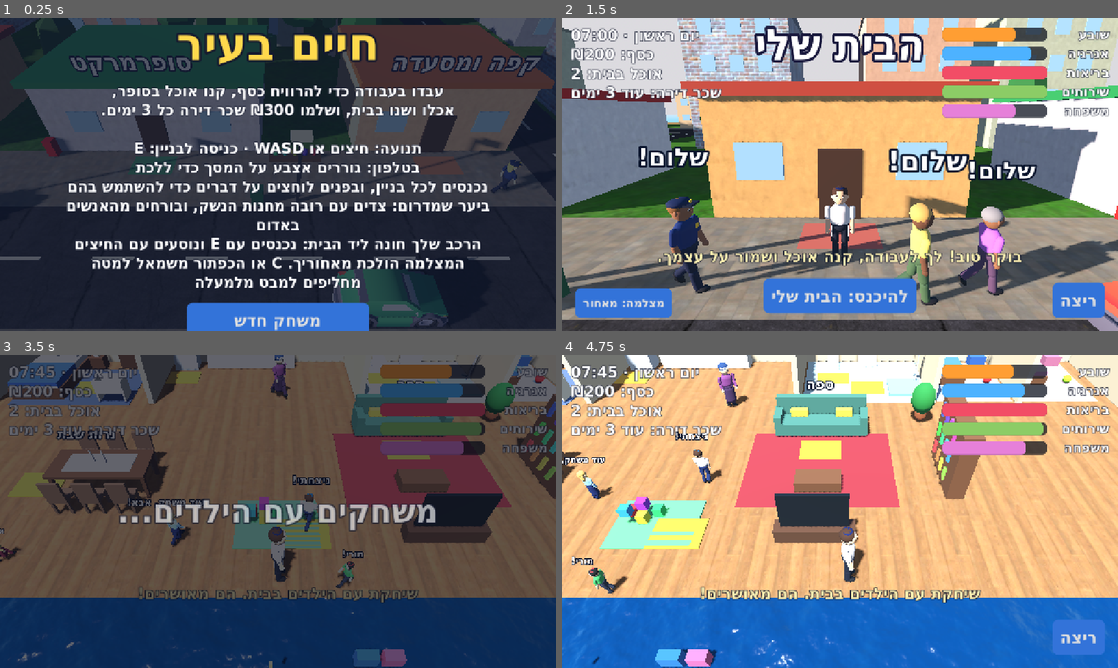
Above: before the commit, frames 1-4 (two rows, left to right).
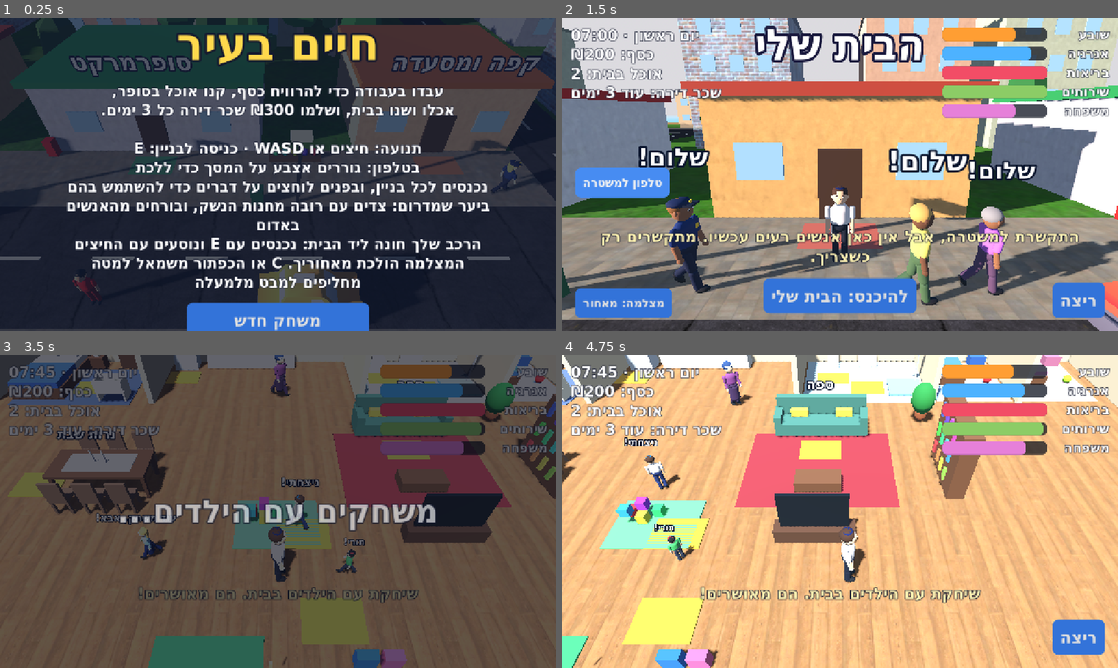
Above: after the commit, the same moments.

Repository: garyjoe/shneyor-games
Game: Godot game, scene res://main.tscn
Same seed, same stepped clock (60 frames per second), same inputs: the game is played once before the commit and once after it.
Inputs (mouse positions are in pixels of both pictures, inside the frame that each line leads up to):
- Up to frame 1 (0.25 s): no input
- Up to frame 2 (1.5 s): click "משחק חדש" at 0.5 s; click (623, 183) at 1.25 s, where only the run after the commit has a clickable "טלפון למשטרה"
- Up to frame 3 (3.5 s): tap Enter at 2 s; move the mouse to (400, 495) at 2.02 s; hold Right (ui_right) 2.03-2.75 s; tap P at 2.1 s; click (400, 495) at 2.17 s; tap Space at 2.27 s; drag from (166, 527) to (250, 574) at 2.77 s
- Up to frame 4 (4.75 s): move the mouse to (895, 442) at 3.52 s; hold Right (ui_right) 3.53-4.25 s; hold Shift 3.53-4.25 s; tap P at 3.8 s; drag from (812, 574) to (673, 464) at 4.27 s

The runs differ from the first frame. In frame 1, 3.3% of the frame differs, in the area x 8-100%, y 1-99%; in frame 2, 6.6%; in frame 3, 24%, in the area x 0-100%, y 0-100%; in frame 4, 24%.

Commit message:
Life City: hill farm on a hill, police phone, smoother play
- The hill farm now stands on a flat-topped hill with steep sides and a
  dirt road up from the west; people and animals follow the ground.
- You can join the hill boys (knitted kippah, sidelocks, hoodie) and
  live in a caravan on the farm (a second door to your home).
- Sheep thieves in red lurk round the foot of the hill; phone the
  police (button or P) and a patrol car with a siren comes and takes
  them away for a reward.
- Fixed the blue strip by the door at home: the sea reached the rooms.
- Much less to draw each frame: fixed boxes are merged into a few
  meshes per area and each person is a handful of pieces. Shorter view
  and shadow distance, and quality drops by itself on a slow device.

Co-Authored-By: Claude Fable 5.2 <noreply@anthropic.com>
Claude-Session: https://claude.ai/code/session_01Dt6dxQhnMkF2JMR9WrQUqG

Diff:
--- a/games/life-city/main.gd
+++ b/games/life-city/main.gd
@@ -111,6 +111,7 @@
 	var speed := 2.0
 	var chasing := false            # robbers only
 	var town := false               # a robber who works the streets at night
+	var hill := false               # a sheep thief who hangs about the hill farm
 	var target := Vector3.ZERO
 	var wait := 0.0
 	var name := ""
@@ -283,11 +284,24 @@
 var atv_rider: Node3D
 var fov_kick := 0.0
 const ATV := 4
+const HILL_H := 5.0                  # how high the hill farm stands above the town
+var hill_me := false                 # you joined the hill boys: big kippah, sidelocks, hoodie
+var entered_from := Vector3.ZERO
+var hill_gear: Node3D
+var phone_button: Button
+var patrol_car: Node3D
+var patrol_path: Array[Vector3] = []
+var patrol_back := false
+var siren_t := 0.0
 const HILL := Vector3(120, 0, 21)    # the hill farm, between the street and the forest
 var last_tick_pos := Vector3.ZERO
 var cam_room := 1.0                 # how far out the chase camera is allowed, 0..1
 var cam_yaw := PI                  # which way the camera looks (PI = north, as the overhead view does)
 var cam_button: Button
+var quality := 2                     # drops by itself on a slow device: 1 = no shadows, 0 = also lower resolution
+var fps_time := 0.0
+var fps_frames := 0
+var paint_mat: StandardMaterial3D   # one shared material for everything that is merged; colours live in the mesh
 var tex_cache := {}
 var model_cache := {}
 var water_mat: ShaderMaterial
@@ -372,6 +386,7 @@
 	_build_car_effects()
 	_build_lights()
 	_build_hill_farm()
+	_merge_static()
 	get_window().size_changed.connect(_layout)
 	_layout()
 	_apply_daylight()
@@ -500,18 +515,18 @@
 	env.fog_enabled = true
 	env.fog_mode = Environment.FOG_MODE_DEPTH
 	env.fog_depth_begin = 80.0
-	env.fog_depth_end = 250.0
+	env.fog_depth_end = 200.0
 	var we := WorldEnvironment.new()
 	we.environment = env
 	add_child(we)
 
 	sun = DirectionalLight3D.new()
 	sun.shadow_enabled = true
-	sun.directional_shadow_max_distance = 85.0
+	sun.directional_shadow_max_distance = 60.0
 	add_child(sun)
 
 	cam = Camera3D.new()
-	cam.far = 270.0
+	cam.far = 225.0
 	cam.near = 0.3                          # a tight depth range stops far road markings shimmering
 	cam.physics_interpolation_mode = Node.PHYSICS_INTERPOLATION_MODE_OFF
 	add_child(cam)
@@ -710,7 +725,11 @@
 		p.limbs.append(shoulder)
 		elbows.append(elbow)
 	p.joints = knees + elbows
-	_limit(p.root, 85.0)
+	# Draw each person as a handful of pieces instead of forty.
+	_fuse(p.root)
+	for part in p.joints:
+		_fuse(part)
+	_limit(p.root, 70.0)
 	if into == null:
 		var tall := rng.randf_range(0.93, 1.07)
 		p.root.scale = Vector3(tall * rng.randf_range(0.95, 1.08), tall, tall)
@@ -1145,6 +1164,8 @@
 				_add_action("לעזור לרעות את הכבשים (שעה) · ₪18", _herd_sheep)
 				_add_action("לבצור ענבים בכרם (שעה) · ₪15", _pick_grapes)
 				_add_action("לרכוב על החמור סיבוב", _donkey_ride)
+				if not hill_me:
+					_add_action("להצטרף לנערי הגבעה", _join_hill)
 			"kids_out":
 				if kids != 0:
 					panel_text.text = _h("הילדים כבר לא בבית.")
@@ -1196,6 +1217,8 @@
 	if atv_rider != null and is_instance_valid(atv_rider):
 		atv_rider.visible = driving
 	_update_roamers(delta)
+	_follow_ground()
+	_update_patrol(delta)
 	if player.position.distance_to(last_tick_pos) > 2.5:
 		player.reset_physics_interpolation()      # a teleport (door, wake-up): do not glide there
 	last_tick_pos = player.position
@@ -1300,6 +1323,20 @@
 
 
 func _process(delta: float) -> void:
+	# If the device cannot keep up, give up the costly extras rather than stutter.
+	if state == State.PLAY and quality > 0:
+		fps_time += delta
+		fps_frames += 1
+		if fps_time >= 4.0:
+			if fps_frames / fps_time < 27.0:
+				quality -= 1
+				if quality == 1:
+					sun.shadow_enabled = false
+					get_viewport().msaa_3d = Viewport.MSAA_DISABLED
+				else:
+					get_viewport().scaling_3d_scale = 0.7
+			fps_time = 0.0
+			fps_frames = 0
 	var view := get_viewport().get_visible_rect().size
 	var portrait := view.y > view.x
 	shake = maxf(shake - delta * 2.2, 0.0)
@@ -1396,6 +1433,8 @@
 				_close_panel()
 			elif key >= KEY_1 and key <= KEY_9 and key - KEY_1 < actions.size():
 				actions[key - KEY_1].call()
+		elif key == KEY_P:
+			_call_police()
 		elif key == KEY_C:
 			_toggle_camera()
 		elif key in [KEY_E, KEY_ENTER, KEY_SPACE]:
@@ -1405,6 +1444,8 @@
 # ---------------------------------------------------------- game states ----
 
 func _new_game() -> void:
+	hill_me = false
+	hill_gear.visible = false
 	day = 1
 	clock = 7.0
 	money = 200
@@ -1465,6 +1506,8 @@
 	wage = int(cfg.get_value("life", "wage", 40))
 	has_rifle = bool(cfg.get_value("life", "rifle", false))
 	has_can = bool(cfg.get_value("life", "can", false))
+	hill_me = bool(cfg.get_value("life", "hill_me", false))
+	hill_gear.visible = hill_me
 	_set_car_model(clampi(int(cfg.get_value("life", "car_model", 0)), 0, CARS.size() - 1))
 	ammo = int(cfg.get_value("life", "ammo", 0))
 	fuel = float(cfg.get_value("life", "fuel", 60.0))
@@ -1511,7 +1554,7 @@
 			["rifle", has_rifle], ["ammo", ammo], ["fuel", fuel], ["parcels", parcels], ["rent_owed", rent_owed],
 			["guitar", has_guitar], ["skill", skill], ["last_show", last_show_day], ["known", _known_levels()], ["bladder", bladder], ["family", family_joy], ["candles", candles_day], ["kiddush", kiddush_day],
 			["car_x", car.position.x], ["car_z", car.position.z], ["car_rot", car_heading], ["car_damage", car_damage],
-			["can", has_can], ["car_model", car_model]]:
+			["can", has_can], ["car_model", car_model], ["hill_me", hill_me]]:
 		cfg.set_value("life", pair[0], pair[1])
 	cfg.save(SAVE_PATH)
 
@@ -1695,6 +1738,14 @@
 		run_button.text = _h("ריצה ✓" if on else "ריצה"))
 	hud.add_child(run_button)
 
+	phone_button = Button.new()
+	phone_button.focus_mode = Control.FOCUS_NONE
+	phone_button.text = _h("טלפון למשטרה")
+	phone_button.add_theme_font_size_override("font_size", 26)
+	phone_button.set_anchors_and_offsets_preset(Control.PRESET_CENTER_LEFT, Control.PRESET_MODE_MINSIZE, 30)
+	phone_button.pressed.connect(_call_police)
+	hud.add_child(phone_button)
+
 	cam_button = Button.new()
 	cam_button.focus_mode = Control.FOCUS_NONE
 	cam_button.text = _h("מצלמה: מאחור")
@@ -1775,6 +1826,7 @@
 func _update_hud() -> void:
 	run_button.visible = state == State.PLAY and not driving and open_place == null and not busy
 	cam_button.visible = state == State.PLAY and not inside and open_place == null and not busy
+	phone_button.visible = cam_button.visible
 	var playing := state == State.PLAY
 	info_label.visible = playing
 	stats_box.visible = playing
@@ -1865,6 +1917,8 @@
 		"pick": _tone(620, 760, 0.1, 0.25),
 		"bang": _tone(140, 40, 0.35, 0.6, 0.8),
 		"alarm": _tone(500, 900, 0.5, 0.3),
+		"siren": _tone(620, 930, 0.45, 0.22),
+		"dial": _tone(1200, 1200, 0.12, 0.2),
 		"engine": _tone(90, 180, 0.5, 0.35, 0.25),
 		"crash": _tone(140, 35, 0.55, 0.8, 0.9),
 		"ouch": _tone(880, 330, 0.38, 0.3),
@@ -2093,6 +2147,7 @@
 		_play("no")
 		return
 	inside = true
+	entered_from = p.door
 	room = p.key
 	room_origin = ROOMS[room]["origin"]
 	room_half = ROOMS[room]["half"]
@@ -2116,6 +2171,8 @@
 	for place in places:
 		if place.key == room and place.room == "":
 			player.position = place.door + Vector3(0, 0, 1.2)
+	if room == "home" and entered_from.y > 1.0:
+		player.position = entered_from + Vector3(0, 0.2, -1.2)       # you came in through the caravan on the hill
 	inside = false
 	room = ""
 	carrying = false
@@ -2279,7 +2336,7 @@
 		ready.rotation.y = rng.randf() * TAU
 		ready.scale = Vector3(1.25, 1.0, 1.25) * (h + 1.2) / 1.6
 		_regreen(ready, Color.from_hsv(rng.randf_range(0.3, 0.38), 0.65, rng.randf_range(0.28, 0.42)))
-		_limit(ready, 190.0)
+		_limit(ready, 140.0)
 		return
 	_box(Vector3(0.35, 1.4, 0.35), pos + Vector3(0, 0.7, 0), _mat(Color(0.33, 0.22, 0.13)))
 	var cone := CylinderMesh.new()
@@ -2325,6 +2382,8 @@
 		var pos := Vector3(rng.randf_range(-175, 215), 0, rng.randf_range(FOREST_Z, FOREST_END + 25.0))
 		if absf(pos.x) < 3.0 and pos.z < FOREST_Z + 14.0:
 			continue                       # keep a path in from the sign
+		if pos.x > 87.0 and pos.x < 157.0 and pos.z < 46.5:
+			continue                       # the hill stands here
 		_pine(pos)
 	for k in 20:
 		_make_animal(k < 9)
@@ -2416,6 +2475,11 @@
 				t.chasing = false
 				continue
 			in_reach = not inside and not driving and here.z < FOREST_Z - 2.0
+		if t.hill:
+			in_reach = not inside and not driving and here.x > 72.0 and here.x < 160.0 and here.z > 6.0 and here.z < 48.0 and here.y < 2.0   # up on the farm you are safe
+		if patrol_car != null and patrol_car.visible and patrol_car.position.distance_to(t.root.position) < 30.0:
+			t.chasing = false                # they freeze when they hear the siren
+			in_reach = false
 		if t.chasing and (not in_reach or dist > 24.0 or rob_cool > 0.0):
 			t.chasing = false
 		var watched := false                 # robbers keep away when a police officer is close
@@ -2426,7 +2490,10 @@
 			t.chasing = false
 		elif not t.chasing and in_reach and dist < (9.0 if t.town else 13.0) and rob_cool <= 0.0:
 			t.chasing = true
-			_toast("אדם רע באדום רודף אחריך! היכנס לבניין או לרכב!" if t.town else "אדם רע באדום רודף אחריך! ברח מהיער!")
+			if t.hill:
+				_toast("גנב כבשים באדום רודף אחריך! התקשר למשטרה (כפתור הטלפון) או ברח!")
+			else:
+				_toast("אדם רע באדום רודף אחריך! היכנס לבניין או לרכב!" if t.town else "אדם רע באדום רודף אחריך! ברח מהיער!")
 			_play("alarm")
 		var step := Vector3.ZERO
 		if t.chasing:
@@ -2448,7 +2515,7 @@
 		t.root.position += step * delta
 		if t.town:
 			t.root.position.z = clampf(t.root.position.z, -4.5, FOREST_Z - 3.0)
-		else:
+		elif not t.hill:
 			t.root.position.z = maxf(t.root.position.z, FOREST_Z + 2.0)
 		if step != Vector3.ZERO:
 			t.root.rotation.y = lerp_angle(t.root.rotation.y, atan2(step.x, step.z), 10.0 * delta)
@@ -3031,8 +3098,9 @@
 		n.fly.y -= 22.0 * delta
 		n.root.position += n.fly * delta
 		n.root.rotation.x += n.spin * delta
-		if n.root.position.y <= 0.25 and n.fly.y < 0.0:
-			n.root.position.y = 0.25
+		var floor_y := _ground_y(n.root.position.x, n.root.position.z) + 0.25
+		if n.root.position.y <= floor_y and n.fly.y < 0.0:
+			n.root.position.y = floor_y
 			if not n.bounced and n.fly.y < -5.0:
 				# One bounce and a roll before coming to rest.
 				n.bounced = true
@@ -3712,6 +3780,15 @@
 
 
 func _thug_point(t: Person) -> Vector3:
+	if t.hill:
+		# Round the foot of the hill, never up on the farm itself.
+		var spot := Vector3(80, 0, 12)
+		for attempt in 12:
+			var a := rng.randf() * TAU
+			spot = Vector3(clampf(122.0 + cos(a) * 40.0, 79.0, 159.0), 0, clampf(25.75 + sin(a) * 24.0, 7.5, 46.5))
+			if _ground_y(spot.x, spot.z) < 0.5:
+				break
+		return spot
 	if t.town:
 		return Vector3(rng.randf_range(WEST + 4.0, EAST - 4.0), 0, rng.randf_range(-3.5, 28.0))
 	return _forest_point()
@@ -5092,7 +5169,7 @@
 
 	# The sea: a long sandy beach, and water to the horizon.
 	_box(Vector3(span, 0.04, 11.0), Vector3(mid, 0.02, SEA_Z - 5.0), _tex("sand", Color(0.62, 0.55, 0.4), 0.14))
-	_box(Vector3(span + 200.0, 0.06, 120.0), Vector3(mid, 0.03, SEA_Z - 70.0), _water())
+	_box(Vector3(span + 200.0, 0.06, 96.0), Vector3(mid, 0.03, SEA_Z - 58.0), _water())
 	_box(Vector3(span, 0.07, 1.2), Vector3(mid, 0.035, SEA_Z - 10.4), _mat(Color(0.85, 0.95, 1.0)))       # surf
 	for k in 14:
 		var px := Vector3(WEST + 14.0 + k * 24.0, 0, SEA_Z - 4.0 - (k % 2) * 2.0)
@@ -5672,6 +5749,8 @@
 
 
 func _build_hill_farm() -> void:
+	var first_new := get_child_count()
+	var first_roamer := roamers.size()
 	var earth := _tex("sand", Color(0.52, 0.4, 0.26), 0.2)
 	var stone := _tex("plaster", Color(0.72, 0.68, 0.58), 0.5)
 	var wood := _mat(Color(0.45, 0.32, 0.2))
@@ -5806,6 +5885,46 @@
 	hill.prompt = "לעזור בחוות הגבעה"
 	hill.door = Vector3(120, 0, 13.4)
 	places.append(hill)
+	# Everything above was laid out on flat ground; now carry it up onto the hill.
+	var lift := Vector3(0, HILL_H, 3.0)
+	for k in range(first_new, get_child_count()):
+		var thing := get_child(k) as Node3D
+		if thing != null and thing.position.x > 90.0 and thing.position.x < 150.0 and thing.position.z > 8.0:
+			thing.position += lift
+	for k in range(first_roamer, roamers.size()):
+		var r := roamers[k]
+		r.home += lift
+		r.target = r.node.position
+		for j in r.path.size():
+			r.path[j] += lift
+	hill.door += lift
+	# Your own caravan on the farm: the same home, with a door up here.
+	var mine := Place.new()
+	mine.key = "home"
+	mine.title = "הקרוואן שלי בחווה"
+	mine.prompt = "להיכנס הביתה"
+	mine.room = ""
+	mine.door = Vector3(127.9, HILL_H, 28.2)
+	places.append(mine)
+	_box(Vector3(2.0, 0.05, 1.3), mine.door + Vector3(0, 0.08, 0), _mat(Color(0.3, 0.6, 0.9)))
+	_tag("הבית שלי", mine.door + Vector3(0, 3.4, 0.6), 44)
+	_build_hill()
+	# Sheep thieves in red lurk round the hill. Shoot at them, run, or phone the police.
+	for k in 5:
+		var t := _make_person(Color(0.85, 0.08, 0.08), Color(0.6, 0.05, 0.05))
+		t.hill = true
+		t.name = "גנב כבשים"
+		add_child(t.root)
+		t.root.position = _thug_point(t)
+		t.target = t.root.position
+		thugs.append(t)
+	# The gear you wear once you join the hill boys.
+	hill_gear = Node3D.new()
+	me.root.add_child(hill_gear)
+	var gear := Person.new()
+	gear.root = hill_gear
+	_hill_look(gear, Color(0.93, 0.93, 0.95), Color(0.2, 0.35, 0.65), Color(0.3, 0.19, 0.1))
+	hill_gear.visible = false
 
 
 func _update_roamers(delta: float) -> void:
@@ -5817,8 +5936,9 @@
 			r.fly.y -= 22.0 * delta
 			n.position += r.fly * delta
 			n.rotation.x += r.spin * delta
-			if n.position.y <= 0.0 and r.fly.y < 0.0:
-				n.position.y = 0.0
+			var floor_y := _ground_y(n.position.x, n.position.z)
+			if n.position.y <= floor_y and r.fly.y < 0.0:
+				n.position.y = floor_y
 				if not r.bounced and r.fly.y < -5.0:
 					r.bounced = true
 					r.fly = Vector3(r.fly.x * 0.5, -r.fly.y * 0.4, r.fly.z * 0.5)
@@ -5828,14 +5948,14 @@
 					r.air = false
 					r.lying = 4.0
 					n.rotation = Vector3(0, n.rotation.y, PI * 0.5)
-					n.position.y = 0.3
+					n.position.y = floor_y + 0.3
 					_play("thump")
 			continue
 		if r.lying > 0.0:
 			r.lying -= delta
 			if r.lying <= 0.0:
 				n.rotation = Vector3(0, n.rotation.y, 0)
-				n.position.y = 0.0
+				n.position.y = _ground_y(n.position.x, n.position.z)
 				n.position.x = clampf(n.position.x, WEST + 2.0, EAST - 2.0)
 				_play(r.voice)
 			continue
@@ -5876,6 +5996,7 @@
 		if moving:
 			var dir := way.normalized()
 			n.position += dir * pace * delta
+			n.position.y = _ground_y(n.position.x, n.position.z)
 			n.rotation.y = lerp_angle(n.rotation.y, atan2(dir.x, dir.z), 5.0 * delta)
 			r.phase += delta * (4.0 + pace * 3.0)
 		if r.path.is_empty():
@@ -5924,3 +6045,286 @@
 		family_joy = minf(family_joy + 2.0, 100.0)
 		_play("bray")
 		_toast("רכבת על החמור סיבוב שלם. איזה כיף!"))
+
+
+# ------------------------------------------------------- fewer draw calls ----
+
+func _is_plain(mat: Material) -> bool:
+	var m := mat as StandardMaterial3D
+	return m != null and m.albedo_texture == null and not m.emission_enabled and m.transparency == BaseMaterial3D.TRANSPARENCY_DISABLED \
+		and m.shading_mode == BaseMaterial3D.SHADING_MODE_PER_PIXEL and m != lamp_mat and m != window_mat
+
+
+func _paint() -> StandardMaterial3D:
+	if paint_mat == null:
+		paint_mat = StandardMaterial3D.new()
+		paint_mat.vertex_color_use_as_albedo = true
+		paint_mat.vertex_color_is_srgb = true
+		paint_mat.roughness = 0.85
+	return paint_mat
+
+
+## Add one mesh, moved by `xf`, to the arrays of a bigger mesh that is being put together.
+func _append_mesh(into: Array, mesh: Mesh, xf: Transform3D, color: Color) -> void:
+	var arrays := mesh.surface_get_arrays(0)
+	var verts: PackedVector3Array = arrays[Mesh.ARRAY_VERTEX]
+	var normals: PackedVector3Array = arrays[Mesh.ARRAY_NORMAL]
+	var index: PackedInt32Array = arrays[Mesh.ARRAY_INDEX]
+	var base: int = into[0].size()
+	var turn := xf.basis.inverse().transposed()
+	for k in verts.size():
+		into[0].append(xf * verts[k])
+		into[1].append((turn * normals[k]).normalized())
+		into[2].append(color)
+	for k in index:
+		into[3].append(base + k)
+
+
+func _finish_mesh(parts: Array, mat: Material) -> MeshInstance3D:
+	var arrays := []
+	arrays.resize(Mesh.ARRAY_MAX)
+	arrays[Mesh.ARRAY_VERTEX] = parts[0]
+	arrays[Mesh.ARRAY_NORMAL] = parts[1]
+	arrays[Mesh.ARRAY_COLOR] = parts[2]
+	arrays[Mesh.ARRAY_INDEX] = parts[3]
+	var mesh := ArrayMesh.new()
+	mesh.add_surface_from_arrays(Mesh.PRIMITIVE_TRIANGLES, arrays)
+	var mi := MeshInstance3D.new()
+	mi.mesh = mesh
+	mi.material_override = mat
+	return mi
+
+
+func _new_parts() -> Array:
+	return [PackedVector3Array(), PackedVector3Array(), PackedColorArray(), PackedInt32Array()]
+
+
+## Melt the plain-coloured pieces directly under `node` into a single mesh.
+func _fuse(node: Node3D) -> void:
+	var parts := _new_parts()
+	var done: Array[Node] = []
+	for child in node.get_children():
+		var mi := child as MeshInstance3D
+		if mi == null or mi.get_child_count() > 0 or not mi.visible or not _is_plain(mi.material_override):
+			continue
+		_append_mesh(parts, mi.mesh, mi.transform, (mi.material_override as StandardMaterial3D).albedo_color)
+		done.append(mi)
+	if done.size() < 2:
+		return
+	for mi in done:
+		node.remove_child(mi)
+		mi.free()
+	node.add_child(_finish_mesh(parts, _paint()))
+
+
+## Once the town is built, join its thousands of fixed boxes into a few big meshes per stretch of street.
+func _merge_static() -> void:
+	var groups := {}
+	for child in get_children():
+		var mi := child as MeshInstance3D
+		if mi == null or not (mi.mesh is BoxMesh) or mi.get_child_count() > 0 or not mi.visible or mi.has_meta("keep"):
+			continue
+		if mi.position.z < -100.0 or mi.material_override == null or mi.visibility_range_end > 0.0:
+			continue                              # the far-away rooms keep their separate pieces
+		if not mi.transform.basis.is_equal_approx(Basis.IDENTITY):
+			continue
+		var size: Vector3 = (mi.mesh as BoxMesh).size
+		if maxf(size.x, size.z) > 60.0:
+			continue                              # the ground, the roads, the sea
+		var plain := _is_plain(mi.material_override)
+		var key := "%d|%d|%s" % [int(floor(mi.position.x / 45.0)), int(floor(mi.position.z / 45.0)), "plain" if plain else str(mi.material_override.get_instance_id())]
+		if not groups.has(key):
+			groups[key] = [_new_parts(), _paint() if plain else mi.material_override, []]
+		var color := (mi.material_override as StandardMaterial3D).albedo_color if plain else Color.WHITE
+		_append_mesh(groups[key][0], mi.mesh, mi.transform, color)
+		groups[key][2].append(mi)
+	for key: String in groups:
+		var group: Array = groups[key]
+		if group[2].size() < 2:
+			continue
+		for mi: MeshInstance3D in group[2]:
+			remove_child(mi)
+			mi.free()
+		add_child(_finish_mesh(group[0], group[1]))
+
+
+# ------------------------------------------------------------ the hill ----
+
+## Height of the ground. Flat everywhere except the hill: a flat top with steep sides and one road up from the west.
+func _ground_y(x: float, z: float) -> float:
+	if x < 76.0 or x > 157.0 or z < 5.0 or z > 46.5:
+		return 0.0
+	var dx := maxf(maxf(94.0 - x, x - 150.0), 0.0)
+	var dz := maxf(maxf(12.0 - z, z - 39.5), 0.0)
+	var t := clampf(1.0 - sqrt(dx * dx + dz * dz) / 5.0, 0.0, 1.0)
+	var h := HILL_H * t * t * (3.0 - 2.0 * t)
+	if x < 95.0 and z > 18.0 and z < 33.0:
+		var side := clampf(minf(z - 18.0, 33.0 - z) / 2.5, 0.0, 1.0)
+		h = maxf(h, HILL_H * clampf((x - 80.0) / 14.0, 0.0, 1.0) * side)
+	return h
+
+
+func _build_hill() -> void:
+	var grass := SurfaceTool.new()
+	var road := SurfaceTool.new()
+	grass.begin(Mesh.PRIMITIVE_TRIANGLES)
+	road.begin(Mesh.PRIMITIVE_TRIANGLES)
+	var cell := 1.5
+	var x := 76.0
+	while x < 157.0:
+		var z := 5.0
+		while z < 46.5:
+			var corners: Array[Vector3] = []
+			var top := 0.0
+			for c: Vector2 in [Vector2(0, 0), Vector2(1, 0), Vector2(1, 1), Vector2(0, 1)]:
+				var px := x + c.x * cell
+				var pz := z + c.y * cell
+				var h := _ground_y(px, pz)
+				top = maxf(top, h)
+				corners.append(Vector3(px, h if h > 0.01 else -0.06, pz))    # dips just under the flat ground, so the two never shimmer
+			if top > 0.01:
+				var on_road := x + cell * 0.5 < 97.0 and z > 20.5 and z < 30.5
+				var st := road if on_road else grass
+				for k: int in [0, 1, 2, 0, 2, 3]:
+					st.add_vertex(corners[k])
+			z += cell
+		x += cell
+	grass.generate_normals()
+	road.generate_normals()
+	var mesh := grass.commit()
+	mesh.surface_set_material(0, _tex("grass", Color(0.3, 0.5, 0.24), 0.11))
+	road.commit(mesh)
+	mesh.surface_set_material(1, _tex("sand", Color(0.52, 0.4, 0.26), 0.2))
+	var land := MeshInstance3D.new()
+	land.mesh = mesh
+	add_child(land)
+	var body := StaticBody3D.new()
+	var cs := CollisionShape3D.new()
+	cs.shape = mesh.create_trimesh_shape()
+	body.add_child(cs)
+	add_child(body)
+	# Boulders on the slopes.
+	for k in 26:
+		var a := rng.randf() * TAU
+		var pos := Vector3(122.0 + cos(a) * 31.5, 0, 25.75 + sin(a) * 17.5)
+		if pos.x < 97.0 and pos.z > 17.0 and pos.z < 34.0:
+			continue                              # not on the road up
+		pos.y = _ground_y(pos.x, pos.z) - 0.2
+		var rock := _model("nature/" + ("rock_tallA" if k % 3 == 0 else "rock_largeA"))
+		if rock != null:
+			rock.position = pos
+			rock.rotation.y = rng.randf() * TAU
+			rock.scale = Vector3.ONE * rng.randf_range(3.0, 6.5)
+			_regreen(rock, Color(0.55, 0.53, 0.5))       # plain grey stone
+			_limit(rock, 190.0)
+	_sign("לחוות הגבעה", Vector3(79.0, 3.0, 25.5), 64)
+	_box(Vector3(0.18, 2.6, 0.18), Vector3(79.0, 1.3, 25.5), _mat(Color(0.45, 0.32, 0.2)))
+
+
+## People and animals near the hill stand on it, not inside it.
+func _follow_ground() -> void:
+	for list: Array in [npcs, thugs, cops, family]:
+		for n: Person in list:
+			if n.root == null or n.air or n.lying > 0.0:
+				continue
+			var at := n.root.position
+			if at.x > 76.0 and at.x < 157.0 and at.z > 5.0 and at.z < 46.5:
+				n.root.position.y = _ground_y(at.x, at.z)
+			elif at.y > 0.0 and at.y < HILL_H + 0.5 and at.z > -100.0:
+				n.root.position.y = 0.0
+	for a in animals:
+		var at := a.node.position
+		if at.x > 76.0 and at.x < 157.0 and at.z < 46.5:
+			a.node.position.y = _ground_y(at.x, at.z)
+
+
+func _join_hill() -> void:
+	_close_panel()
+	hill_me = true
+	hill_gear.visible = true
+	_play("level" if sfx.has("level") else "pay")
+	_toast("ברוך הבא לנערי הגבעה! קיבלת כיפה סרוגה גדולה, פאות וקפוצ'ון.")
+	_save()
+
+
+# ------------------------------------------------- phoning the police ----
+
+func _call_police() -> void:
+	if state != State.PLAY or inside or busy:
+		return
+	if patrol_car != null and patrol_car.visible:
+		_toast("הניידת כבר בדרך!")
+		return
+	var worst: Person
+	var best := 45.0
+	for t in thugs:
+		if t.down > 0.0 or not t.root.visible:
+			continue
+		var d := t.root.position.distance_to(player.position)
+		if d < best:
+			best = d
+			worst = t
+	_play("dial")
+	if worst == null:
+		_toast("התקשרת למשטרה, אבל אין כאן אנשים רעים עכשיו. מתקשרים רק כשצריך.")
+		return
+	if patrol_car == null:
+		patrol_car = _make_car(Color(0.95, 0.95, 0.97), "police")
+		var flash := _mat(Color(0.2, 0.4, 1.0))
+		flash.emission_enabled = true
+		flash.emission = Color(0.2, 0.4, 1.0)
+		flash.emission_energy_multiplier = 2.5
+		_box(Vector3(0.9, 0.18, 0.3), Vector3(0, 1.95, -0.2), flash, patrol_car)
+	var goal := worst.root.position
+	var from_x := goal.x - 60.0 if goal.x > 20.0 else goal.x + 60.0
+	patrol_car.position = Vector3(from_x, 0, 2.5)
+	patrol_car.visible = true
+	patrol_car.reset_physics_interpolation()
+	patrol_path.assign([Vector3(goal.x - signf(goal.x - from_x) * 8.0, 0, 2.5), goal])
+	patrol_back = false
+	rob_cool = maxf(rob_cool, 14.0)          # the thieves hear you phoning and back off
+	for t in thugs:
+		t.chasing = false
+	_toast("התקשרת למשטרה! הניידת בדרך אליך, עם סירנה.")
+
+
+func _update_patrol(delta: float) -> void:
+	if patrol_car == null or not patrol_car.visible:
+		return
+	siren_t -= delta
+	if siren_t <= 0.0:
+		siren_t = 0.5
+		_play("siren")
+	var goal := patrol_path[0]
+	var way := goal - patrol_car.position
+	way.y = 0.0
+	if way.length() > 2.5:
+		var dir := way.normalized()
+		patrol_car.position += dir * 19.0 * delta
+		patrol_car.position.y = _ground_y(patrol_car.position.x, patrol_car.position.z)
+		patrol_car.rotation.y = lerp_angle(patrol_car.rotation.y, atan2(dir.x, dir.z), 8.0 * delta)
+		return
+	patrol_path.pop_front()
+	if not patrol_path.is_empty():
+		return
+	if patrol_back:
+		patrol_car.visible = false
+		return
+	# Arrived: everyone bad within reach is taken away.
+	var caught := 0
+	for t in thugs:
+		if t.down <= 0.0 and t.root.visible and t.root.position.distance_to(patrol_car.position) < 16.0:
+			t.down = 60.0
+			t.chasing = false
+			t.root.rotation.z = PI * 0.5
+			caught += 1
+	if caught > 0:
+		money += caught * 30
+		_play("pay")
+		_toast("הניידת הגיעה! השוטרים עצרו %s, וקיבלת פרס של ₪%d." % ["איש רע אחד" if caught == 1 else "%d אנשים רעים" % caught, caught * 30])
+	else:
+		_toast("הניידת הגיעה, אבל האנשים הרעים כבר ברחו.")
+	_update_hud()
+	patrol_back = true
+	var away := patrol_car.position.x + (70.0 if patrol_car.position.x < 20.0 else -70.0)
+	patrol_path.assign([Vector3(patrol_car.position.x, 0, 2.5), Vector3(away, 0, 2.5)])
Binary file added: games/life-city/models/nature/rock_tallA.glb
Not shown, added: games/life-city/models/nature/rock_tallA.glb.import
